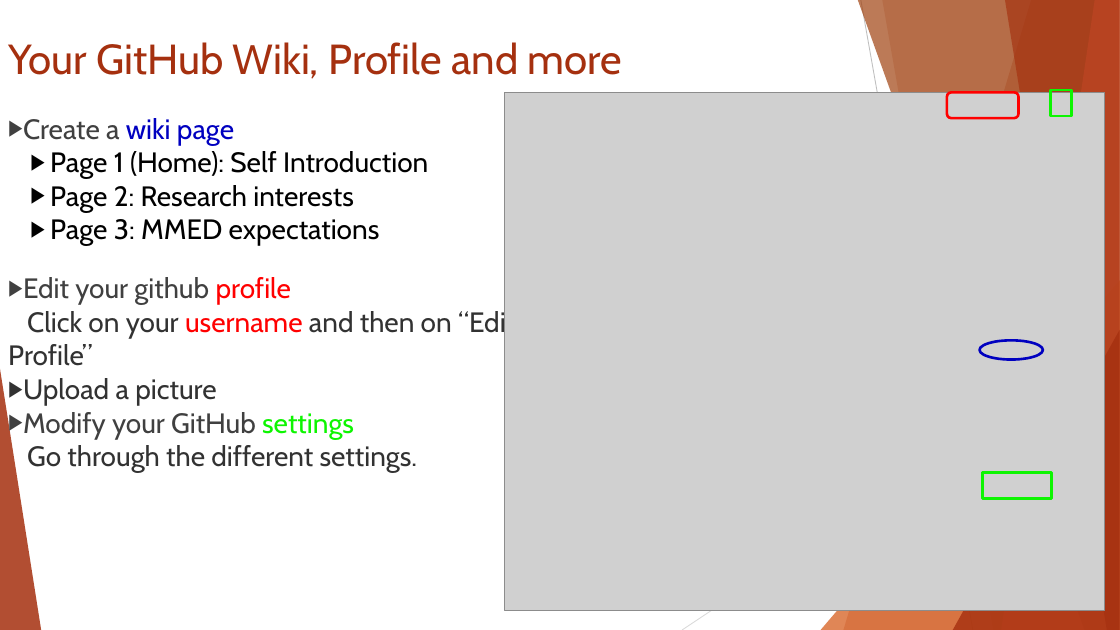
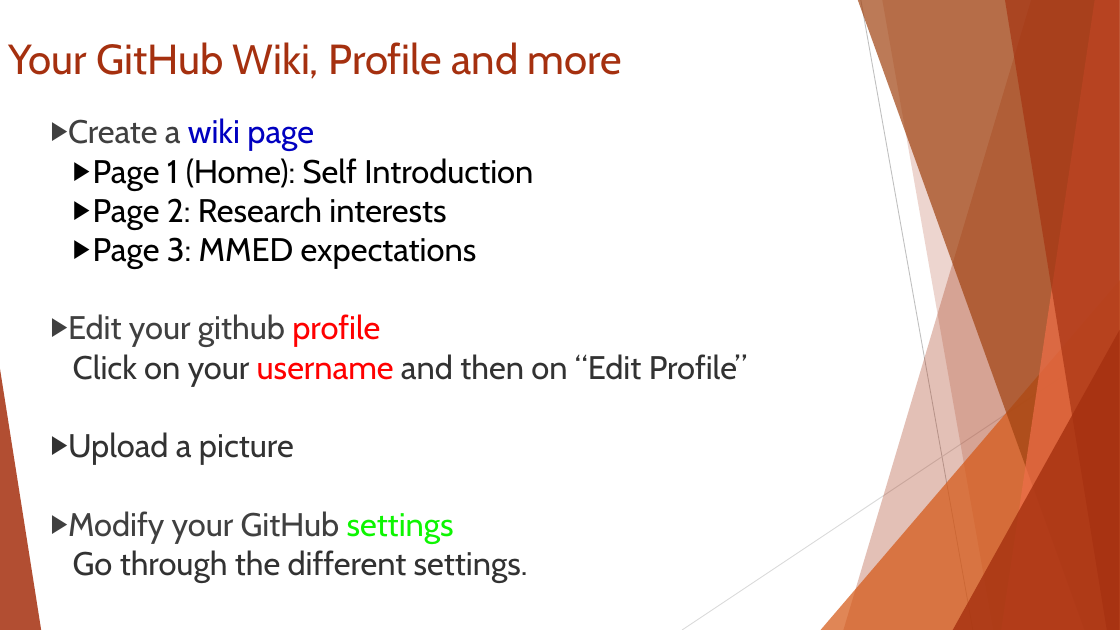
Before and after one commit to ICI3D/Sandbox, a slide deck: slide 22 of IntroToGitHub&SmartGit-v4.1.pptx (slide 19 before the commit). Drawn at 1120x630 pixels with LibreOffice and Linux fonts; fonts in the diff are those of the drawing; grey boxes stand for pictures. Boxes give left, top, right and bottom in pixels: in the first picture for what was removed or moved away, otherwise in the second. Text is boxed around its words. In the diff, an @@ line names an element or a change of style, - is before the commit and + after.

```diff
--- a/IntroToGitHub&SmartGit-v4.1.pptx
+++ b/IntroToGitHub&SmartGit-v4.1.pptx
@@ text "Create a wiki page": place and size @@
-text "Create a wiki page" at [8,118,515,473]
+text "Create a wiki page" at [68,118,747,583]
@@ text "Create a wiki page" at [68,118,747,583]: size 24 to 28 pt @@
@@ picture removed at [505,92,1105,610] @@
@@ rounded rectangle removed at [947,92,1018,118] @@
@@ rectangle removed at [1051,90,1072,116] @@
@@ ellipse removed at [980,340,1044,360] @@
@@ rectangle removed at [983,473,1052,499] @@
```
Also in this commit, not shown: 10 other slides changed, 4 slides added, 1 other file.
